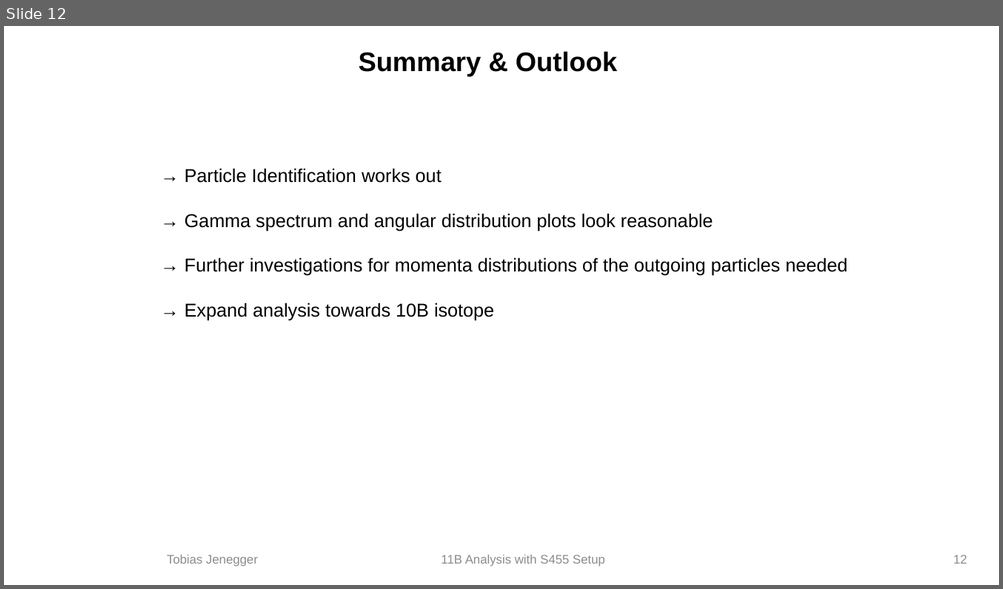
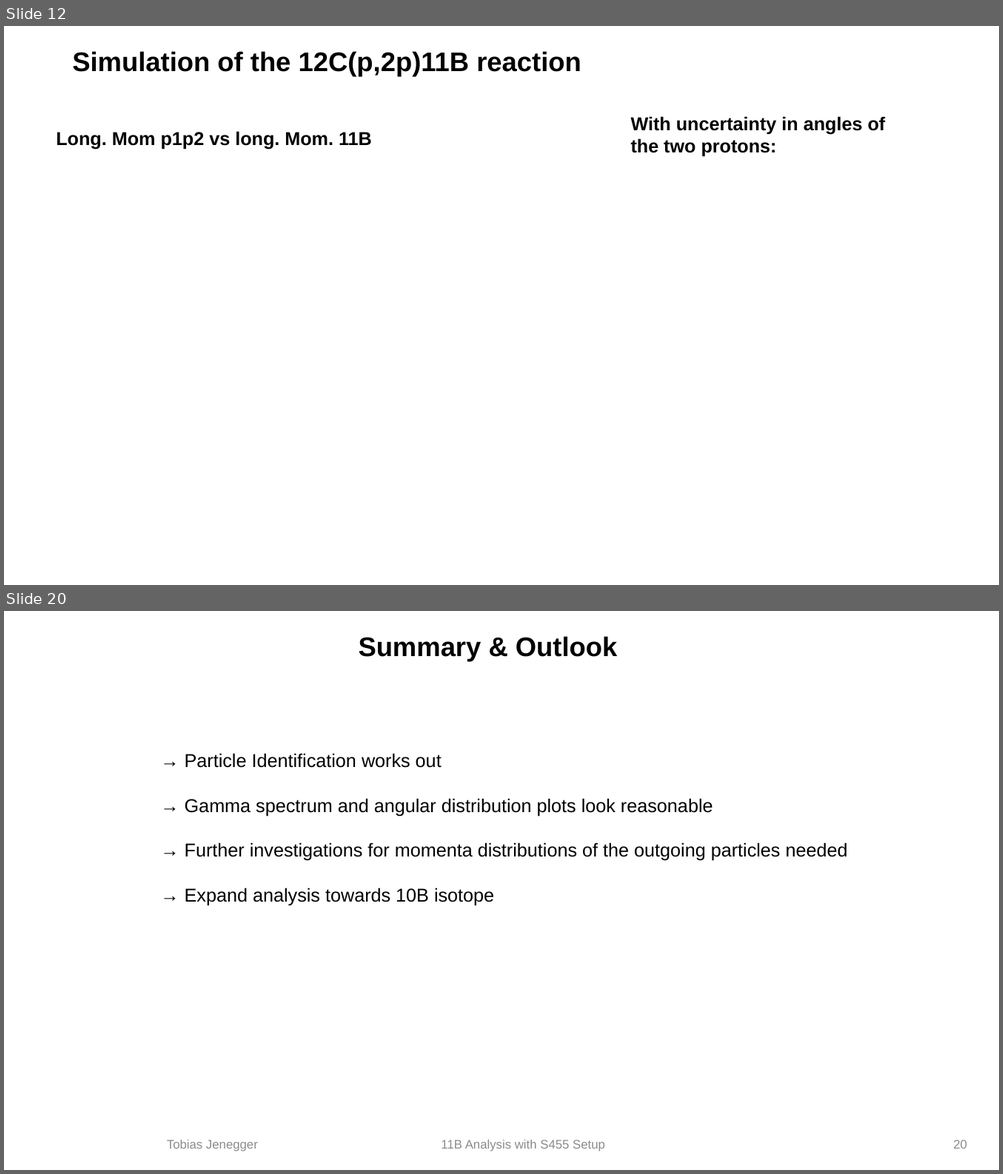
Before and after one commit to jenegger/r3b_wg, a slide deck: r3b_presentation.odp. Shown one above the other, each under a label of ours: slide 12 before the commit, slides 12 and 20 after it; the slides between them are not shown. The pictures are 1003x589 and 1003x1174 pixels, drawn with LibreOffice and Linux fonts; fonts in the diff are those of the drawing; background and template pictures are left out. Boxes give left, top, right and bottom in pixels: in the first picture for what was removed or moved away, otherwise in the second. Text is boxed around its words. In the diff, an @@ line names an element or a change of style, - is before the commit and + after.

```diff
--- a/r3b_presentation.odp
+++ b/r3b_presentation.odp
@@ slide 12 added at [4,26,999,585], background #FFFFFF @@
@@ title added at [72,51,580,77], 26 pt, text #000000, bold @@
+Simulation of the 12C(p,2p)11B reaction
@@ text added at [56,131,372,149], 18 pt, text #000000, bold @@
+Long. Mom p1p2 vs long. Mom. 11B
@@ text added at [631,116,885,156], 18 pt, text #000000, bold @@
+With uncertainty in angles of the two protons:
@@ what was slide 12 is now slide 20 @@
@@ page number at [953,1140,967,1149]: text changed @@
-12
+20
```
Also in this commit, not shown: 1 slide changed, 7 other slides added, 1 other file.
